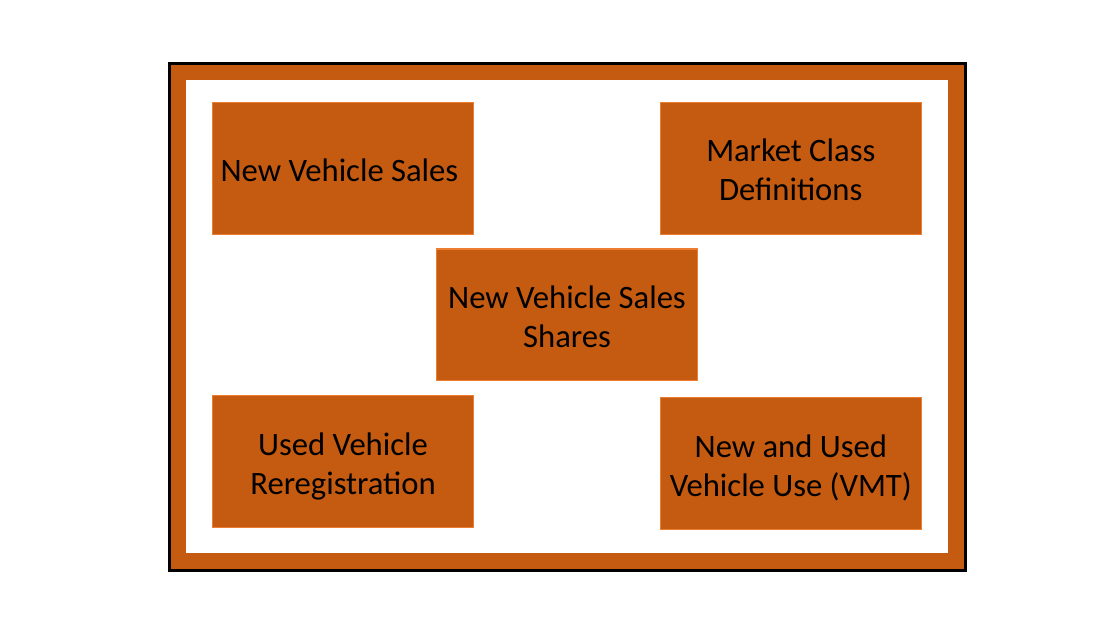
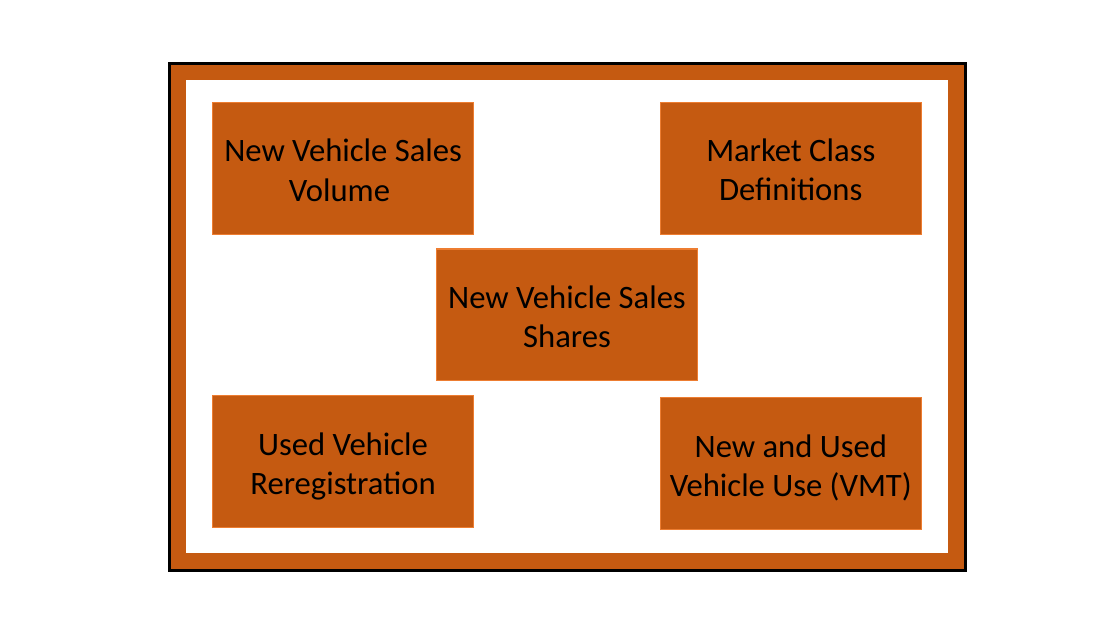
Before and after one commit to USEPA/EPA_OMEGA_Model, a slide deck: slide 6 of doc/source/_static/raw_figures.pptx. Drawn at 1120x630 pixels with LibreOffice and Linux fonts; fonts in the diff are those of the drawing. Boxes give left, top, right and bottom in pixels: in the first picture for what was removed or moved away, otherwise in the second. Text is boxed around its words. In the diff, an @@ line names an element or a change of style, - is before the commit and + after.

```diff
--- a/doc/source/_static/raw_figures.pptx
+++ b/doc/source/_static/raw_figures.pptx
@@ text in rectangle at bbox=[224, 138, 462, 202]: text changed @@
-New Vehicle Sales
+New Vehicle Sales Volume
```
Also in this commit, not shown: 1 slide added, 3 other files.
